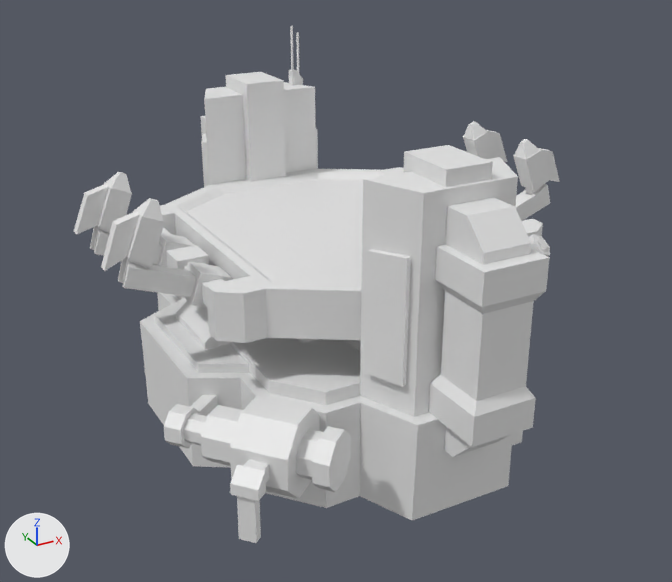
Before and after pictures for a commit that changed the FBX model art/original_models/L_air_factory.FBX.
Before and after are seen from a 50 mm camera at (-24.7, -44.8, 27.5) aimed at (-0.5, -0.7, 5.5). The axes (+X, +Y, +Z) are drawn at lower left. The lights are the same throughout.
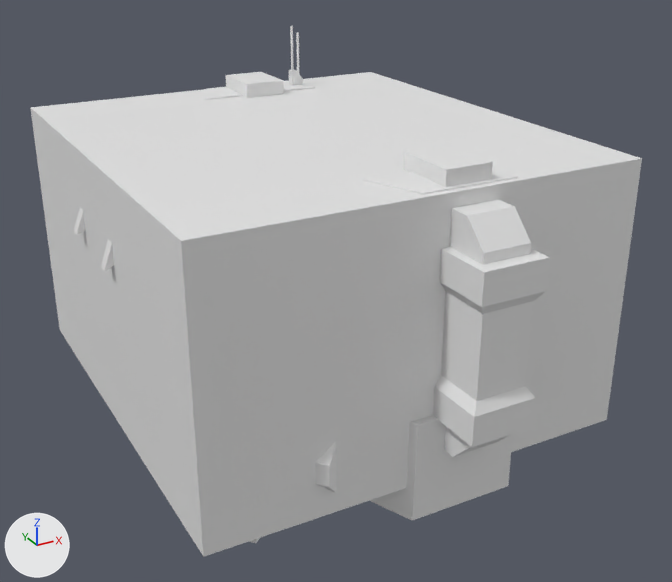
Pixel boxes (x1, y1, x2, y2) of what changed, in the pictures (672 x 582 px):
'L_air_factory_nav', added
    after: (30, 72, 642, 557)
'Mesh', unchanged, covered by the edit
    before: (74, 26, 560, 543)
    after: (74, 26, 550, 543)

The change, as a diff of the scene's bpy script:
```diff
--- a/art/original_models/L_air_factory.FBX.py
+++ b/art/original_models/L_air_factory.FBX.py
@@ me_mesh_001 @@
+me_mesh_001.from_pydata(...)  # a box spanning x -12.0..12.0, y -13.1..13.1, z 0.0..15.0
@@ ob_l_air_factory_nav @@
+ob_l_air_factory_nav = bpy.data.objects.new('L_air_factory_nav', me_mesh_001)
+ob_l_air_factory_nav.location = (-1.78, 0.4, 0.0)
```
